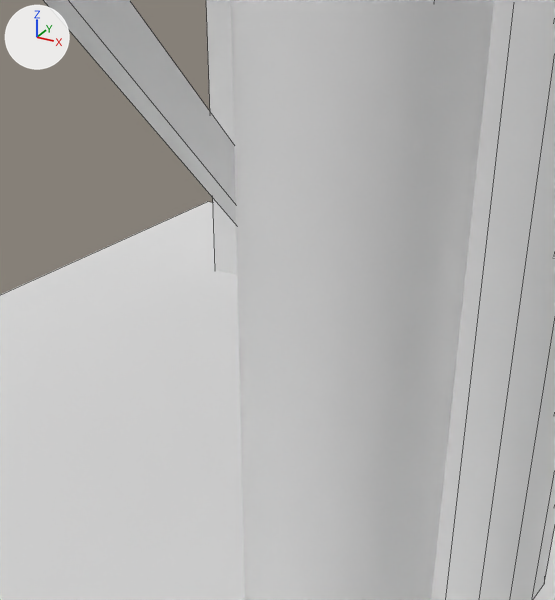
The FBX model VillageBarn/WaterTower1.fbx: old version first, new version second.
Rendered twice from a 50 mm lens placed at (2278.0, -11400.0, 12978.0), pointed at (-319.0, -6679.0, 10617.0). Lighting does not change. The marker at upper left points along +X, +Y and +Z. Mesh edges are drawn as thin lines. Where no turn or scale is listed for an object, it has been applied to the vertices.

The first picture shows 'WaterTower1'.
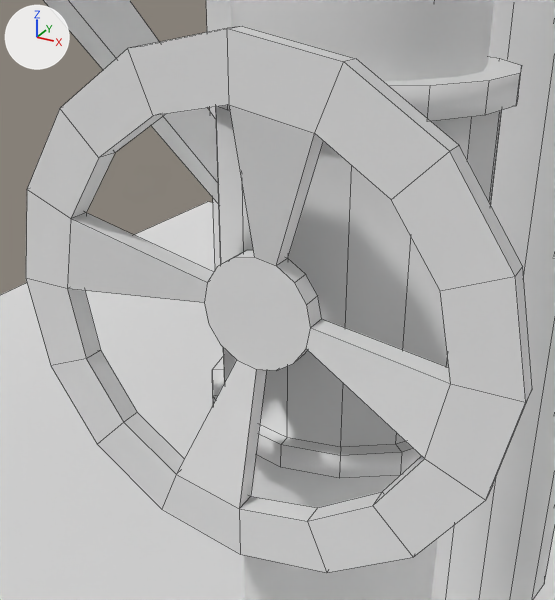
Pixel boxes (x1, y1, x2, y2) of what changed, in the pictures (555 x 600 px):
'ValveWheel', added: after (26, 26, 532, 573)
'ValveBase', added: after (212, 57, 522, 478)

The edits, one by one:
Material 'ValveSet1' (mat_valveset1) is new.
Its base color is (0.8, 0.8, 0.8) (white #e7e7e7).
Its roughness is 0.553.
Mesh me_cylinder_004 is new.
It has 96 vertices, 82 faces and spans x -1154.0..1154.0, y -1154.0..1154.0, z -1387.0..1396.0.
It uses material mat_valveset1 (white #e7e7e7).
Mesh me_cylinder_005 is new.
It has 104 vertices, 94 faces and spans x -1749.0..1749.0, y -1745.0..-1029.0, z -1749.0..1749.0.
It uses material mat_valveset1 (white #e7e7e7).
Object 'ValveBase' (ob_valvebase) is new; it shows me_cylinder_004.
Its location is (0.0, -6059.0, 10914.0).
Object 'ValveWheel' (ob_valvewheel) is new; it shows me_cylinder_005.
Its location is (0.0, -6059.0, 10914.0).
